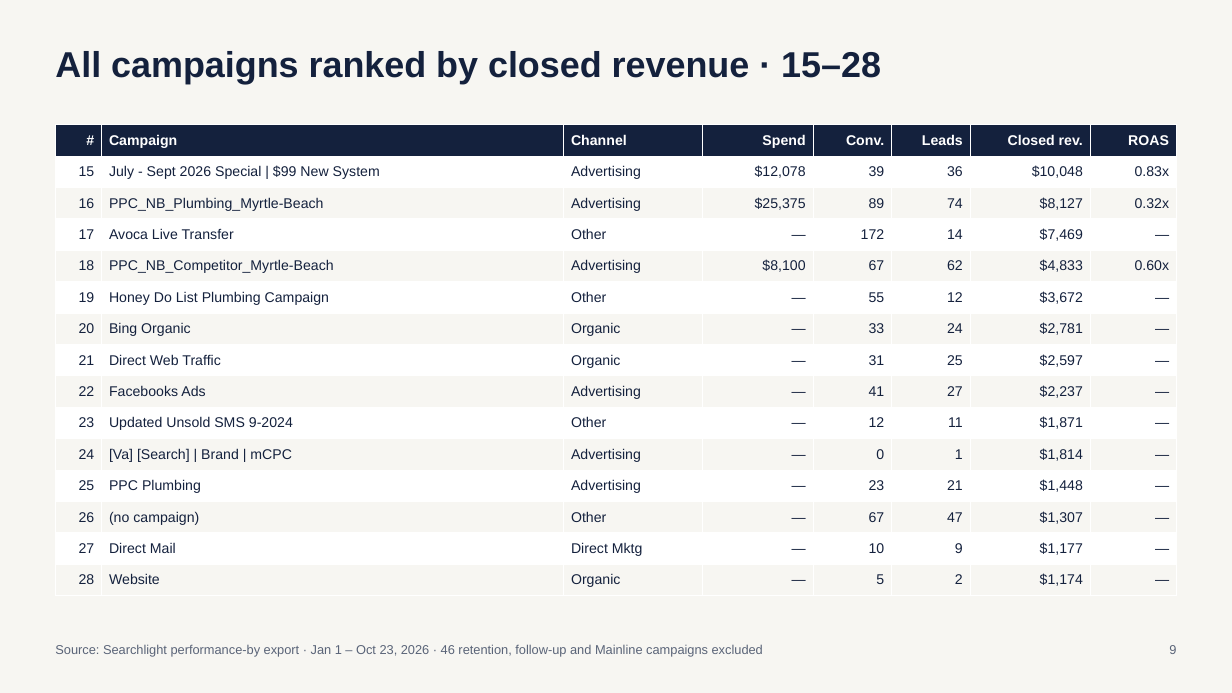
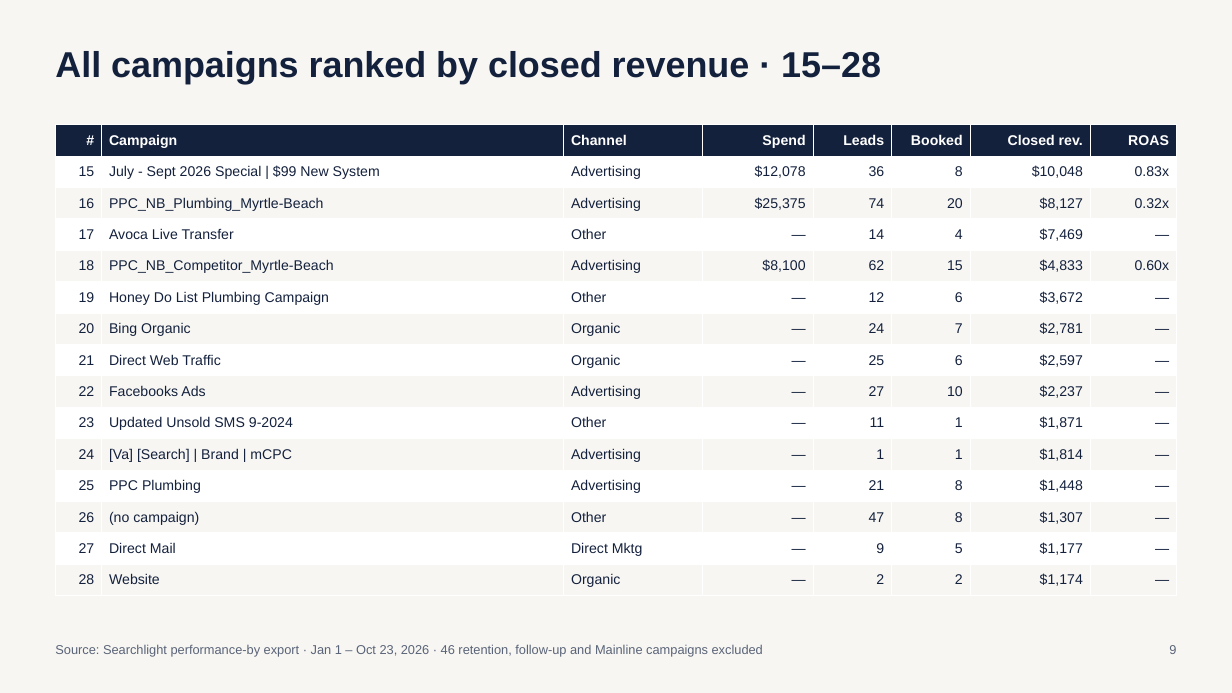
Before and after one commit to MktgCAP/Searchlight-YTD-Analysis, a slide deck: slide 9 of Coastal-Air-Plus-YTD-Performance-Oct23-2026.pptx. Drawn at 1232x693 pixels with LibreOffice and Linux fonts; fonts in the diff are those of the drawing. Boxes give left, top, right and bottom in pixels: in the first picture for what was removed or moved away, otherwise in the second. Text is boxed around its words. In the diff, an @@ line names an element or a change of style, - is before the commit and + after.

```diff
--- a/Coastal-Air-Plus-YTD-Performance-Oct23-2026.pptx
+++ b/Coastal-Air-Plus-YTD-Performance-Oct23-2026.pptx
@@ table at [55, 125, 1177, 596] @@
-row 1, column 5: Conv.
+row 1, column 5: Leads
-row 1, column 6: Leads
+row 1, column 6: Booked
-row 2, column 5: 39
+row 2, column 5: 36
-row 2, column 6: 36
+row 2, column 6: 8
-row 3, column 5: 89
+row 3, column 5: 74
-row 3, column 6: 74
+row 3, column 6: 20
-row 4, column 5: 172
+row 4, column 5: 14
-row 4, column 6: 14
+row 4, column 6: 4
-row 5, column 5: 67
+row 5, column 5: 62
-row 5, column 6: 62
+row 5, column 6: 15
-row 6, column 5: 55
+row 6, column 5: 12
-row 6, column 6: 12
+row 6, column 6: 6
-row 7, column 5: 33
+row 7, column 5: 24
-row 7, column 6: 24
+row 7, column 6: 7
-row 8, column 5: 31
+row 8, column 5: 25
-row 8, column 6: 25
+row 8, column 6: 6
-row 9, column 5: 41
+row 9, column 5: 27
-row 9, column 6: 27
+row 9, column 6: 10
-row 10, column 5: 12
+row 10, column 5: 11
-row 10, column 6: 11
+row 10, column 6: 1
-row 11, column 5: 0
+row 11, column 5: 1
-row 12, column 5: 23
+row 12, column 5: 21
-row 12, column 6: 21
+row 12, column 6: 8
-row 13, column 5: 67
+row 13, column 5: 47
-row 13, column 6: 47
+row 13, column 6: 8
-row 14, column 5: 10
+row 14, column 5: 9
-row 14, column 6: 9
+row 14, column 6: 5
-row 15, column 5: 5
+row 15, column 5: 2
```
Also in this commit, not shown: 9 other slides changed, 1 other file.
